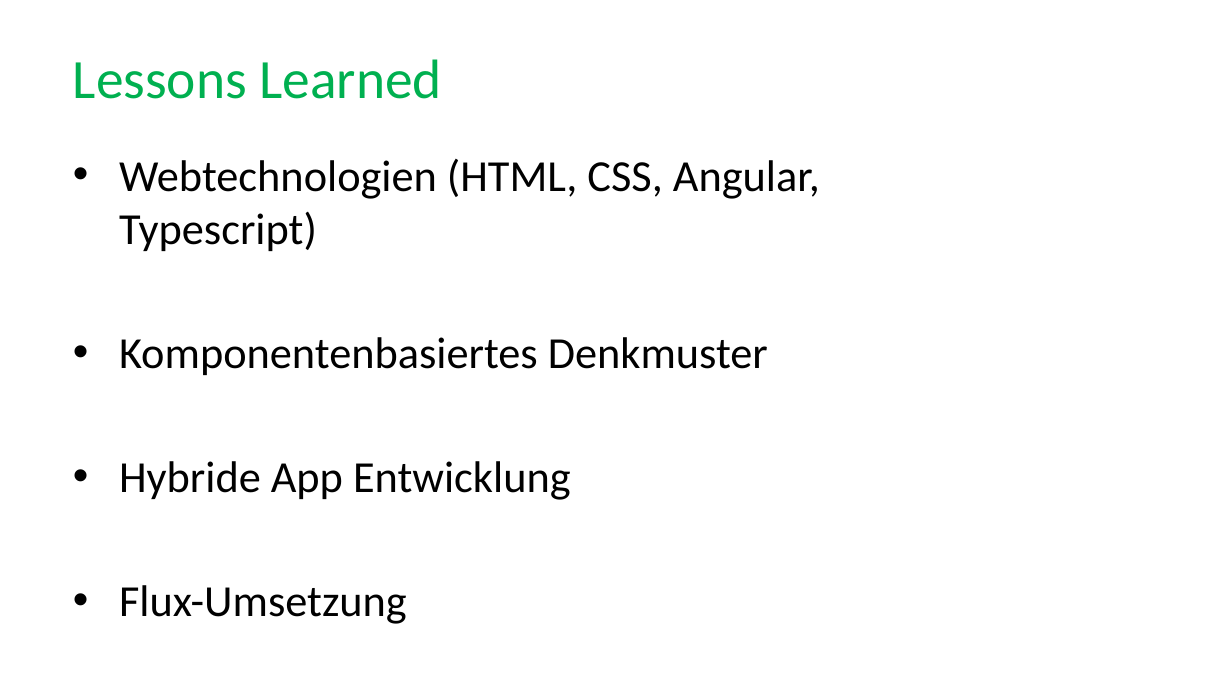
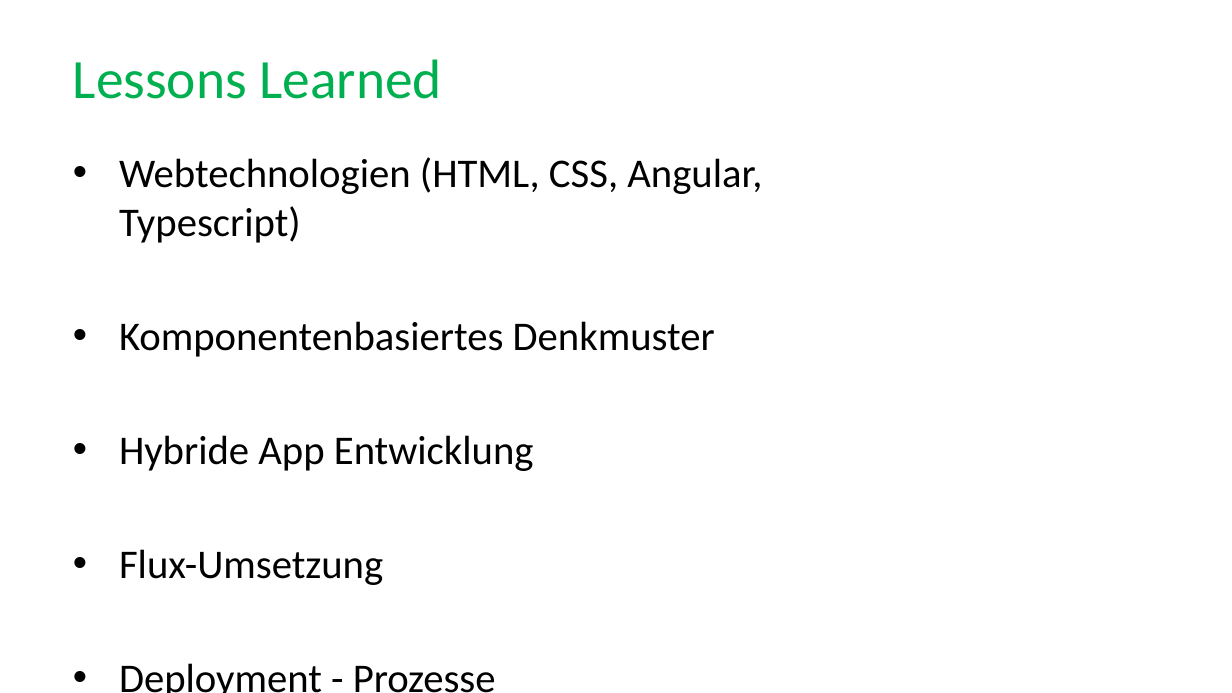
Before and after one commit to Ufo391/Trainings-App-Dokumentation, a slide deck: slide 10 of Vorstellung.pptx. Drawn at 1232x693 pixels with LibreOffice and Linux fonts; fonts in the diff are those of the drawing; background and template pictures are left out. Boxes give left, top, right and bottom in pixels: in the first picture for what was removed or moved away, otherwise in the second. Text is boxed around its words. In the diff, an @@ line names an element or a change of style, - is before the commit and + after.

```diff
--- a/Vorstellung.pptx
+++ b/Vorstellung.pptx
@@ text at (119,157,762,585): size 25.9 to 23.8 pt in "Webtechnologien (HTML, CSS, Angular, Typescript)", "Komponentenbasiertes Denkmuster", "Hybride App Entwicklung", "Flux-Umsetzung" @@
@@ text at (119,663,496,693): paragraph added @@
+• Deployment - Prozesse
```
Also in this commit, not shown: 2 other slides changed, 2 slides added, 1 slide removed.
